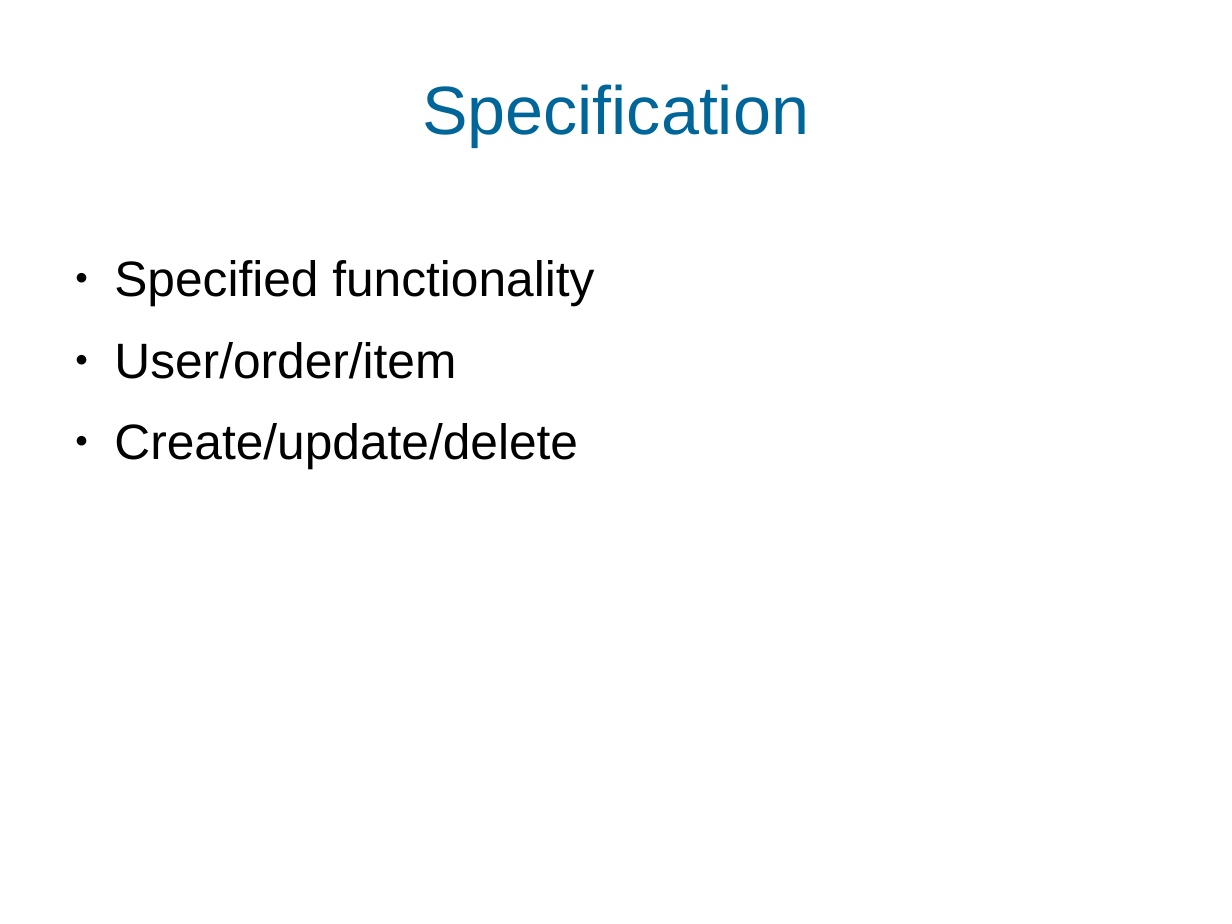
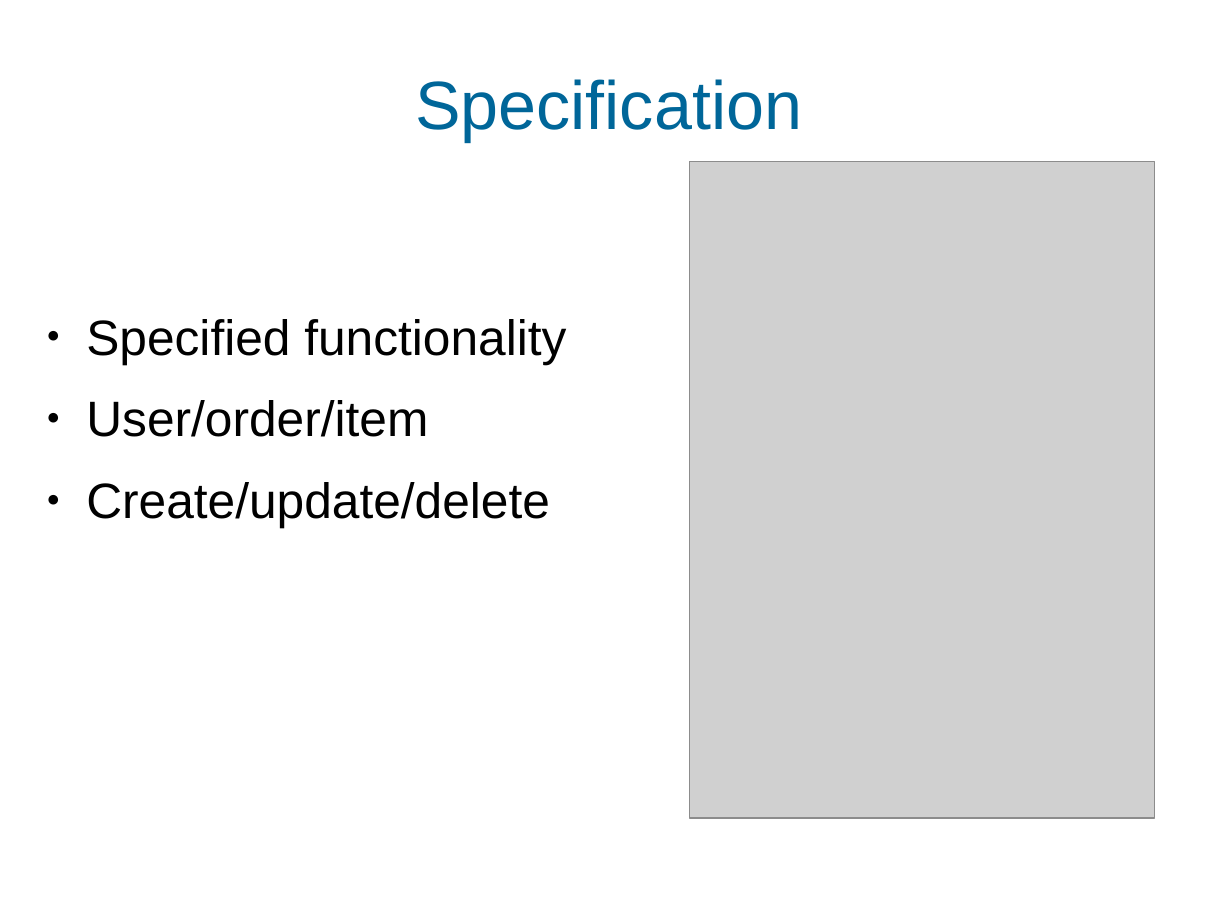
Before and after one commit to daparkes/ims, a slide deck: slide 3 of presentation.pptx. Drawn at 1232x924 pixels with LibreOffice and Linux fonts; fonts in the diff are those of the drawing; grey boxes stand for pictures; background and template pictures are left out. Boxes give left, top, right and bottom in pixels: in the first picture for what was removed or moved away, otherwise in the second. Text is boxed around its words. In the diff, an @@ line names an element or a change of style, - is before the commit and + after.

```diff
--- a/presentation.pptx
+++ b/presentation.pptx
@@ text "Specification": place and size @@
-text "Specification" at (422, 84, 809, 147)
+text "Specification" at (415, 79, 802, 142)
@@ picture added at (690, 162, 1155, 818) @@
@@ text "Specified functionality": place and size @@
-text "Specified functionality" at (114, 260, 594, 469)
+text "Specified functionality" at (86, 319, 566, 527)
```
Also in this commit, not shown: 6 other slides changed, 1 slide added, 4 other files.
